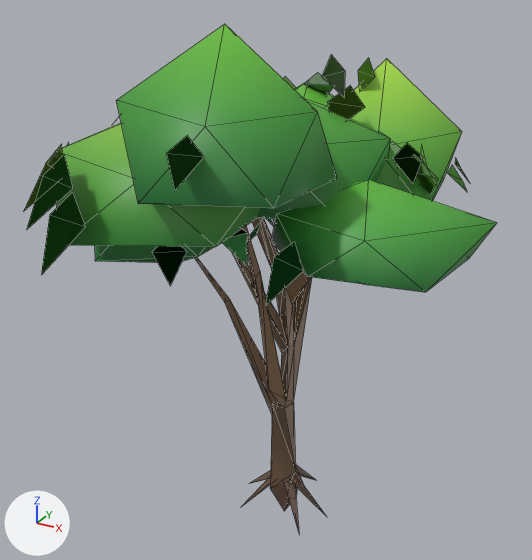
The glTF model src/assets/tree_roundCrown_1.glb as it was, and as the next commit left it.
Camera for both pictures: a camera (50 mm lens) standing at (13.8, -27.3, 25.5) and looking at (-0.9, -0.7, 12.2). The lights are fixed; the arrows at lower left show +X, +Y and +Z. The first picture is the older version. Mesh edges are drawn as thin lines. Vertices at exactly the same position are counted once.

In view in the first picture: 'roundCrown'.
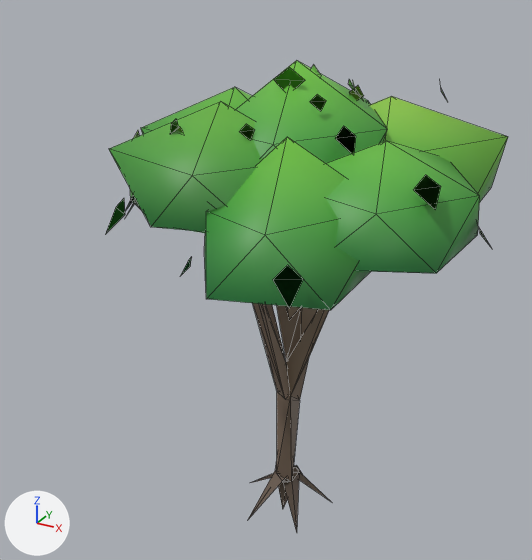
Pixel boxes [x1, y1, x2, y2] of what changed, in the pictures (532 x 560 px):
```json
{"object": "roundCrown", "change": "reshaped, moved, rescaled", "before": [23, 24, 497, 532], "after": [106, 60, 508, 533], "on screen": "15% narrower, 7% shorter"}
{"part": 1, "of": "me_roundcrown", "change": "rebuilt", "before": [195, 218, 327, 532], "after": [248, 303, 330, 533]}
{"part": 2, "of": "me_roundcrown", "change": "rebuilt", "before": [95, 243, 221, 263], "after": [130, 189, 206, 233], "on screen": "mostly hidden afterwards"}
{"part": 3, "of": "me_roundcrown", "change": "rebuilt", "before": [294, 83, 334, 106], "on screen": "not visible afterwards"}
{"part": 4, "of": "me_roundcrown", "change": "rebuilt", "before": [57, 123, 260, 247], "after": [109, 102, 264, 232]}
{"part": 5, "of": "me_roundcrown", "change": "rebuilt", "before": [258, 99, 391, 219], "after": [236, 60, 387, 163]}
{"part": 6, "of": "me_roundcrown", "change": "rebuilt", "after": [141, 87, 252, 134], "on screen": "not visible before"}
{"part": 7, "of": "me_roundcrown", "change": "rebuilt", "before": [116, 24, 337, 208], "after": [204, 137, 371, 310]}
{"part": 8, "of": "me_roundcrown", "change": "rebuilt", "before": [351, 59, 462, 201], "after": [369, 96, 508, 202]}
{"part": 9, "of": "me_roundcrown", "change": "deleted", "before": [23, 55, 469, 306]}
{"part": 10, "of": "me_roundcrown", "change": "built on", "before": [271, 179, 497, 292], "after": [106, 65, 491, 308]}
```

Scene script edits in JSON lines:
```json
{"block": "me_roundcrown", "where": "# used by ob_roundcrown; location = (-0.3, -0.77, 11.48); scale = (12.0, 12.0, 12.0)"}
{"op": "remove", "block": "me_roundcrown", "code": "me_roundcrown.from_pydata(...)  # 429 vertices, 459 faces; spans x -0.78..0.78, y -0.83..0.83, z -1.0..1.0"}
{"op": "add", "block": "me_roundcrown", "code": "me_roundcrown.from_pydata(...)  # 433 vertices, 460 faces; spans x -0.73..0.73, y -0.74..0.74, z -1.0..1.0"}
{"block": "me_roundcrown", "change": "me_roundcrown part 1: the loose piece of 69 vertices spanning x -0.39..0.38, y -0.39..0.37, z -1.0..0.6 is rebuilt with 73 vertices and now spans x -0.42..0.37, y -0.37..0.32, z -1.0..0.52"}
{"block": "me_roundcrown", "change": "me_roundcrown part 2: the loose piece of 12 vertices spanning x -0.54..0.03, y -0.53..0.01, z 0.17..0.7 is rebuilt with 12 vertices and now spans x -0.63..0.06, y -0.58..0.02, z 0.4..0.81"}
{"block": "me_roundcrown", "change": "me_roundcrown part 3: the loose piece of 12 vertices spanning x -0.39..0.24, y 0.01..0.7, z 0.31..0.74 is rebuilt with 12 vertices and now spans x -0.63..0.17, y -0.06..0.72, z 0.35..0.75"}
{"block": "me_roundcrown", "change": "me_roundcrown part 4: the loose piece of 12 vertices spanning x -0.57..0.16, y -0.72..0.13, z 0.31..0.75 is rebuilt with 12 vertices and now spans x -0.62..0.17, y -0.62..0.08, z 0.4..0.88"}
{"block": "me_roundcrown", "change": "me_roundcrown part 5: the loose piece of 12 vertices spanning x -0.38..0.39, y -0.35..0.38, z 0.32..0.74 is rebuilt with 12 vertices and now spans x -0.34..0.31, y -0.41..0.41, z 0.44..1.0"}
{"block": "me_roundcrown", "change": "me_roundcrown part 6: the loose piece of 12 vertices spanning x -0.6..0.12, y -0.27..0.44, z 0.38..0.8 is rebuilt with 12 vertices and now spans x -0.69..-0.08, y -0.29..0.36, z 0.33..0.87"}
{"block": "me_roundcrown", "change": "me_roundcrown part 7: the loose piece of 12 vertices spanning x -0.24..0.33, y -0.69..-0.07, z 0.48..1.0 is rebuilt with 12 vertices and now spans x -0.24..0.46, y -0.72..-0.02, z 0.25..0.81"}
{"block": "me_roundcrown", "change": "me_roundcrown part 8: the loose piece of 12 vertices spanning x -0.07..0.54, y 0.01..0.6, z 0.26..0.84 is rebuilt with 12 vertices and now spans x -0.12..0.66, y -0.09..0.69, z 0.34..0.84"}
{"block": "me_roundcrown", "change": "me_roundcrown part 9: 59 loose pieces with 236 vertices, spanning x -0.78..0.63, y -0.83..0.83, z 0.17..0.88, are deleted"}
{"block": "me_roundcrown", "change": "me_roundcrown part 10"}
{"block": "me_roundcrown", "change": "16 vertices are removed from x 0.01..0.78, y -0.38..0.16, z 0.18..0.56"}
{"block": "me_roundcrown", "change": "22 faces are deleted"}
{"block": "me_roundcrown", "change": "252 vertices are added at x -0.73..0.73, y -0.74..0.74, z 0.26..0.99"}
{"block": "me_roundcrown", "change": "140 new faces join them"}
{"block": "me_roundcrown", "change": "other edits to the shape of me_roundcrown do not show in these pictures"}
{"op": "set", "path": "ob_roundcrown.location", "old": "(-0.3, -0.77, 11.48)", "new": "(0.61, 0.28, 10.58)"}
{"op": "set", "path": "ob_roundcrown.scale", "old": "(12.0, 12.0, 12.0)", "new": "(11.1, 11.1, 11.1)"}
```
